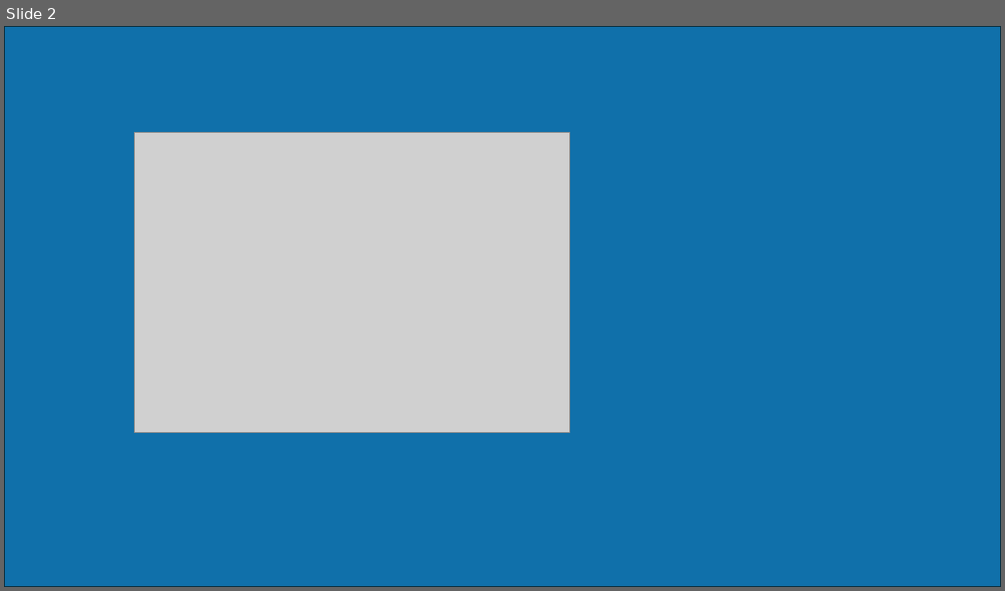
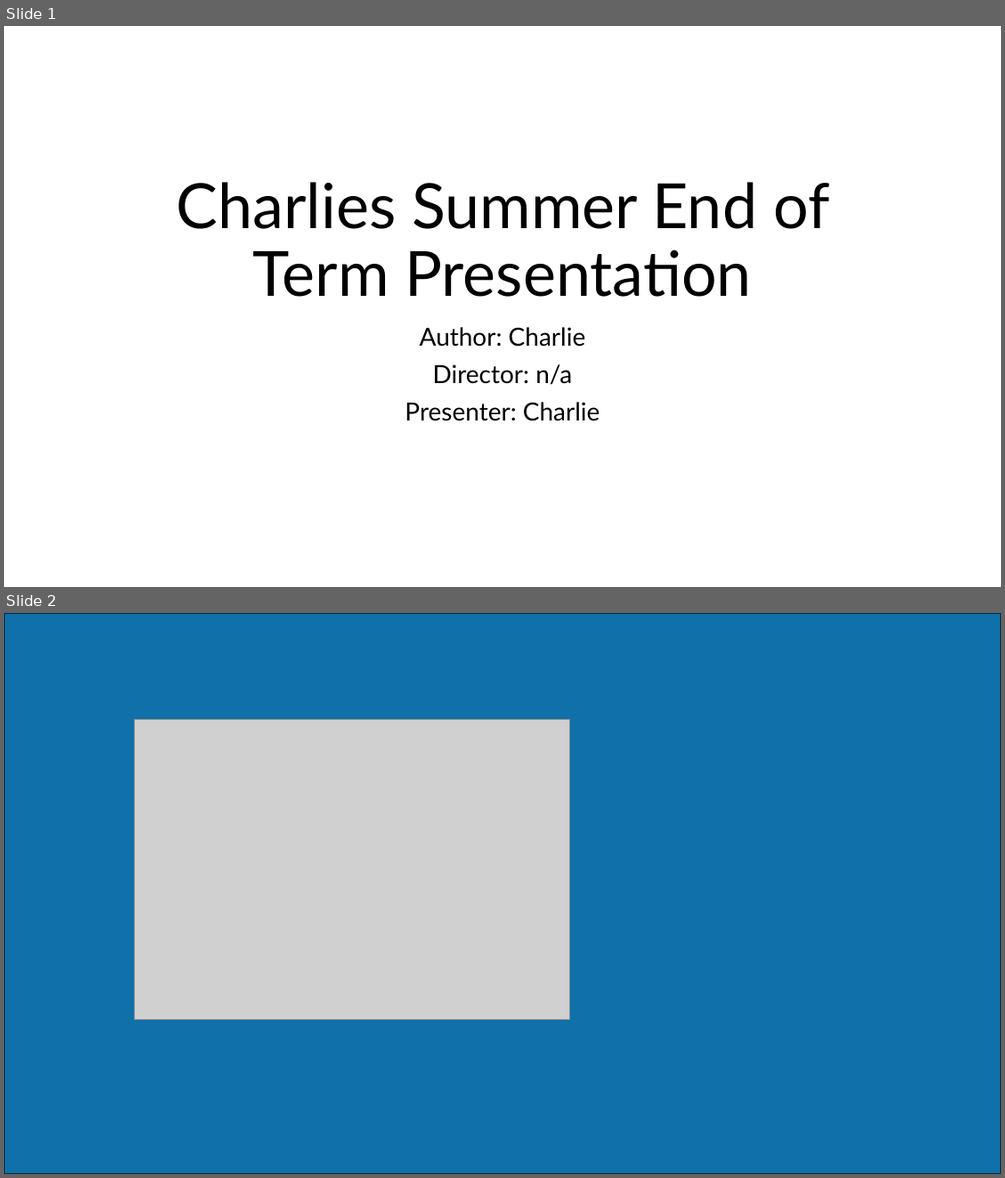
Before and after one commit to CTH-npitx/Presentations, a slide deck: Current Presentation/Charlie- summer 2026 presentation.pptx. Shown one above the other, each under a label of ours: slide 2 before the commit, slides 1 and 2 after it. The pictures are 1005x591 and 1005x1178 pixels, drawn with LibreOffice and Linux fonts; fonts in the diff are those of the drawing; grey boxes stand for pictures. Boxes give left, top, right and bottom in pixels: in the first picture for what was removed or moved away, otherwise in the second. Text is boxed around its words. In the diff, an @@ line names an element or a change of style, - is before the commit and + after.

```diff
--- a/Current Presentation/Charlie- summer 2026 presentation.pptx
+++ b/Current Presentation/Charlie- summer 2026 presentation.pptx
@@ slide 1 added at (4, 26, 1001, 587), background #FFFFFF @@
@@ title added at (177, 182, 829, 297), 60 pt, text #000000 @@
+Charlies Summer End of Term Presentation
@@ subtitle added at (404, 327, 600, 421), 24 pt, text #000000 @@
+Author: Charlie
+Director: n/a
+Presenter: Charlie
```
Also in this commit, not shown: 1 slide removed.
